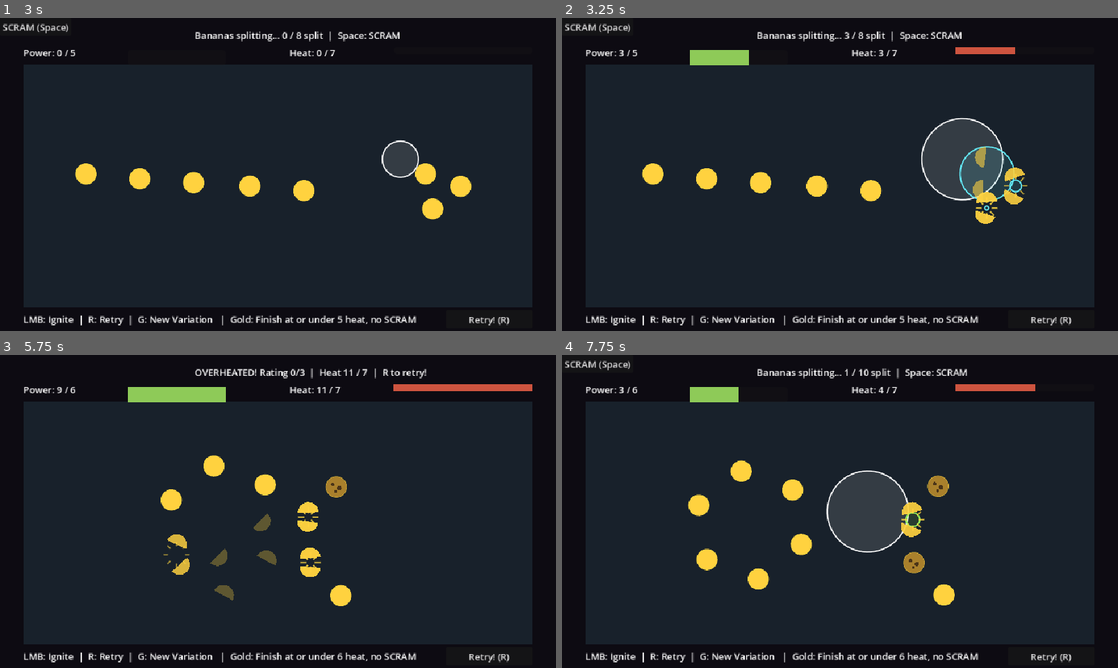
Above: before the commit, frames 1-4 (two rows, left to right).
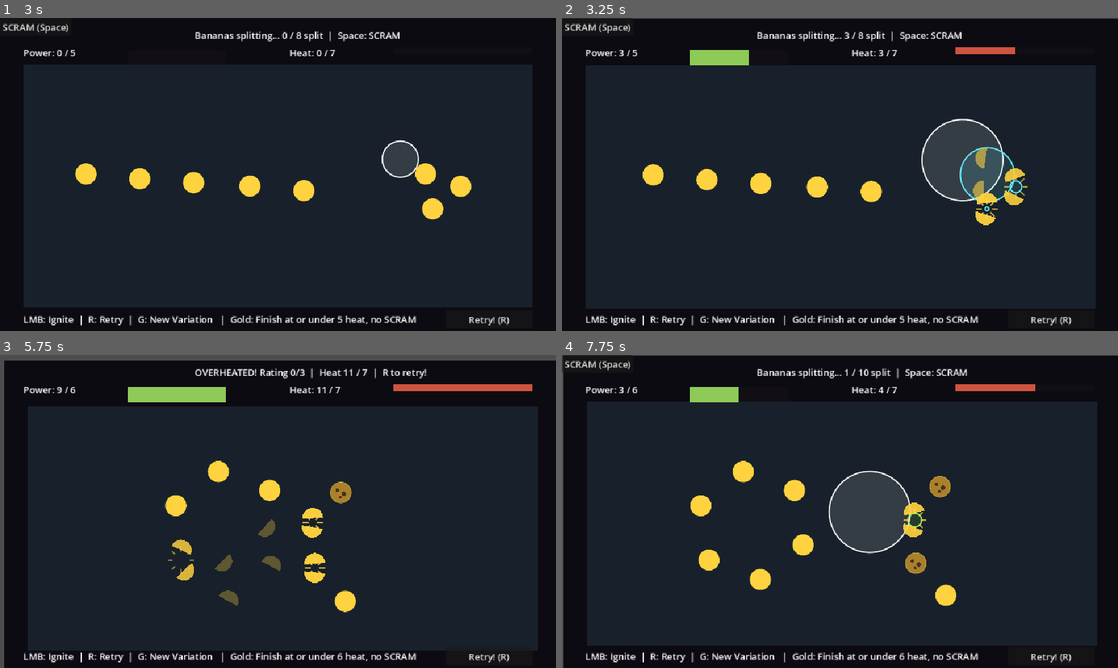
Above: after the commit, the same moments.

Repository: UnderstoodUseYourUsernameHere/banana-fission
Game: Godot game, scene res://scenes/main.tscn
The game is run twice, just before and just after one commit, with the same random seed, the same clock (stepped at 60 frames per second) and the same inputs.
Inputs (mouse positions are in pixels of both pictures, inside the frame that each line leads up to):
- Up to frame 1 (3 s): click "Retry! (R)" at 0.5 s; click "Retry! (R)" at 1.25 s; click "Retry! (R)" at 2 s; tap Enter at 2.75 s; move the mouse to (400, 158) at 2.77 s; press the mouse at (400, 158) at 2.78 s; hold Right from 2.78 s (still down)
- Up to frame 2 (3.25 s): keep holding Right
- Up to frame 3 (5.75 s): release Right at 3.5 s; release the mouse at (400, 495) at 3.5 s; drag from (166, 527) to (250, 574) at 3.52 s; tap R (restart) at 4.25 s; move the mouse to (333, 442) at 4.27 s; hold Right 4.28-5 s; hold N (next_level) 4.28-5 s; drag from (250, 574) to (111, 464) at 5.02 s
- Up to frame 4 (7.75 s): move the mouse to (1006, 558) at 5.77 s; hold Left 5.78-6.5 s; tap Alt at 5.85 s; drag from (673, 464) to (756, 433) at 6.52 s; tap R (restart) at 7.25 s; move the mouse to (867, 511) at 7.27 s; press the mouse at (867, 511) at 7.28 s; hold Down from 7.28 s (still down)

Frame 1 is identical in both runs. In frame 2, 1.9% of the frame differs, in the area x 0-100%, y 0-93%; in frame 3, 9.2%, in the area x 0-100%, y 0-100%; in frame 4, 2.6%.

Commit message:
feat: screen shake on splits and meltdown

Diff:
--- a/scenes/levels/level_02.tscn
+++ b/scenes/levels/level_02.tscn
@@ -46,4 +46,3 @@
 title = "Moving Parts?"
 ratticus_line = "HERES MY OLD STOCK TOO! THE ONLY GOOD BANANA IS A MONEYMAKIN' ONE!"
 formations = Array[ExtResource("2_vq1pa")]([SubResource("Resource_i2aat"), SubResource("Resource_2djvx")])
-require_solution_formation = false
--- a/scenes/main.tscn
+++ b/scenes/main.tscn
@@ -135,3 +135,7 @@
 offset_bottom = 8.0
 focus_mode = 0
 text = "SCRAM (Space)"
+
+[node name="Camera" type="Camera2D" parent="." unique_id=215346093]
+unique_name_in_owner = true
+anchor_mode = 0
--- a/scripts/main.gd
+++ b/scripts/main.gd
@@ -7,6 +7,10 @@
 const HALF_SPEED: float = 140.0
 const IGNITION_RADIUS: float = 70.0
 const IGNITION_COLOR: Color = Color(1.0, 1.0, 1.0)
+const SPLIT_SHAKE: float = 2.5
+const OVERRIPE_SHAKE: float = 6.0
+const OVERHEAT_SHAKE: float = 14.0
+const SHAKE_DECAY: float = 30.0
 
 enum RoundState {
 	AIMING,
@@ -34,6 +38,7 @@
 @onready var continue_button: Button = $%Continue
 @onready var scram_button: Button = $%Scram
 @onready var help_label: Label = $%Help
+@onready var Camera: Camera2D = $%Camera
 
 var state: RoundState = RoundState.AIMING
 var split_count: int = 0
@@ -43,6 +48,7 @@
 var heat_total: int = 0
 var scram_used: bool = false
 var earned_stars: int = 0
+var shake_strength: float = 0.0
 
 var layout_ready: bool = false
 var layout_error: String = ""
@@ -75,12 +81,14 @@
 
 func _on_banana_split(banana: Banana) -> void:
 	split_count += 1
+	_add_shake(OVERRIPE_SHAKE if banana.kind == Banana.Kind.OVERRIPE else SPLIT_SHAKE)
 	_spawn_split_burst(banana.global_position)
 	_spawn_split_halves(banana)
 	power_total += banana.power_yield
 	heat_total += banana.heat_yield
 
 	if heat_total > heat_limit:
+		_add_shake(OVERHEAT_SHAKE)
 		_finish_round()
 		return
 
@@ -113,6 +121,9 @@
 	if event.is_action_pressed("menu"):
 		get_viewport().set_input_as_handled()
 		get_tree().change_scene_to_file("res://scenes/title.tscn")
+
+func _process(delta: float) -> void:
+	_update_shake(delta)
 
 func _physics_process(delta: float) -> void:
 	if not layout_ready:
@@ -362,3 +373,14 @@
 		return 3
 
 	return 2
+
+func _add_shake(amount: float) -> void:
+	shake_strength = maxf(shake_strength, amount)
+
+func _update_shake(delta: float) -> void:
+	if shake_strength <= 0.0:
+		Camera.offset = Vector2.ZERO
+		return
+
+	Camera.offset = Vector2(randf_range(-1.0, 1.0), randf_range(-1.0, 1.0)) * shake_strength
+	shake_strength = move_toward(shake_strength, 0.0, SHAKE_DECAY * delta)
